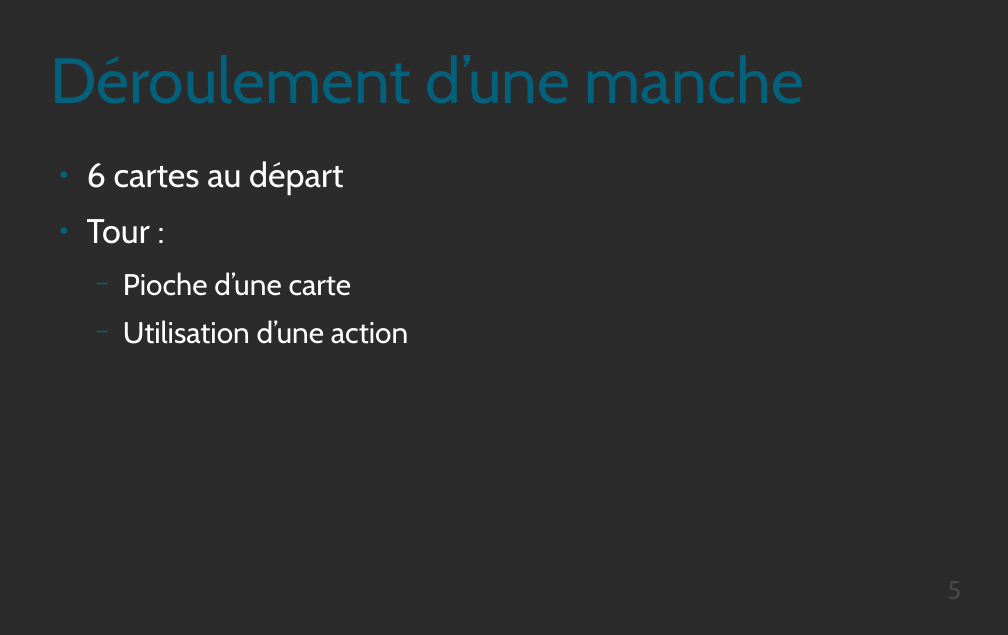
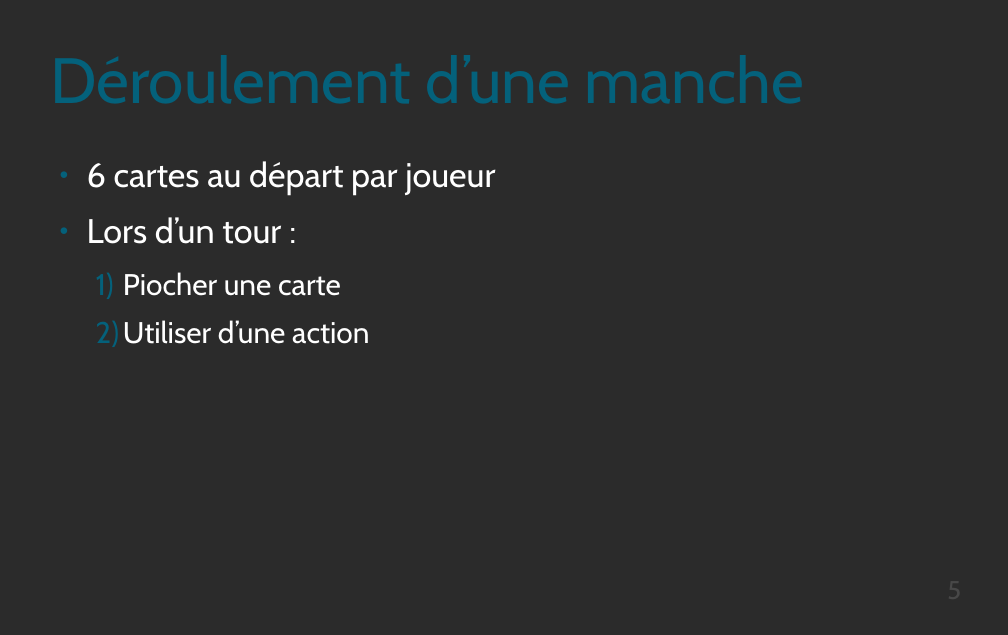
Before and after one commit to Triw-12/hanamikoji_solve, a slide deck: slide 5 of diaporama/Règles.odp. Drawn at 1008x635 pixels with LibreOffice and Linux fonts; fonts in the diff are those of the drawing; background and template pictures are left out; a plain dark background stands for a picture behind light text. Boxes give left, top, right and bottom in pixels: in the first picture for what was removed or moved away, otherwise in the second. Text is boxed around its words. In the diff, an @@ line names an element or a change of style, - is before the commit and + after.

```diff
--- a/diaporama/Règles.odp
+++ b/diaporama/Règles.odp
@@ text at (87,161,495,344): text changed; size 28 to 32 pt @@
-● 6 cartes au départ
-● Tour :
-  − Pioche d’une carte
-  − Utilisation d’une action
+● 6 cartes au départ par joueur
+● Lors d’un tour :
+  1) Piocher une carte
+  2) Utiliser d’une action
```
Also in this commit, not shown: 4 other slides changed, 2 slides added, 1 other file.
